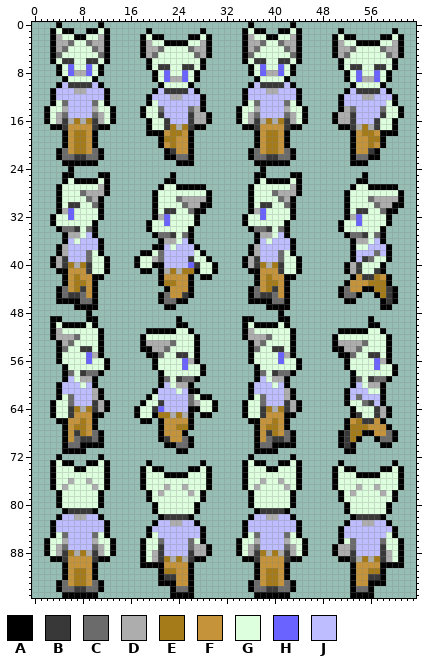
One commit to this sprite sheet: Assets/Graphics/Sprites/Characters/Overworld/NPC/Animated/BaldMan/BaldMan.png. This is how it looked before the edit.
The file is 64x96 pixels.
Palette (. is transparent): A #000000  B #383838  C #6b6b6b  D #adadad  E #a57b19  F #c5943a  G #deffde  H #6b63ff  J #bdbdff
Once edited:
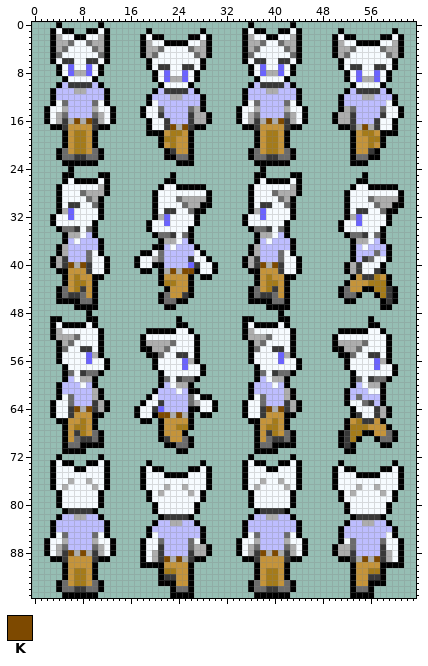
Colours new in this view: K #7d4900
The exact change:
Colour G changes from #deffde to #f6fbff.
The author changed colour G to colour J in row 37 at x 54.
The author changed colour E to colour K in row 16 at x 7, 9, 39 and 41; in row 17 at x 23, 25 and 55; in row 40 at x 6, 8, 38 and 40; in row 41 at x 23 and 25 to 26; in row 64 at x 7, 9, 39 and 41; in row 65 at x 21 to 22 and 24.
The author changed colour E to colour K in row 88 at x 6, 8, 38 and 40; in row 89 at x 22, 24, 55 and 57.
